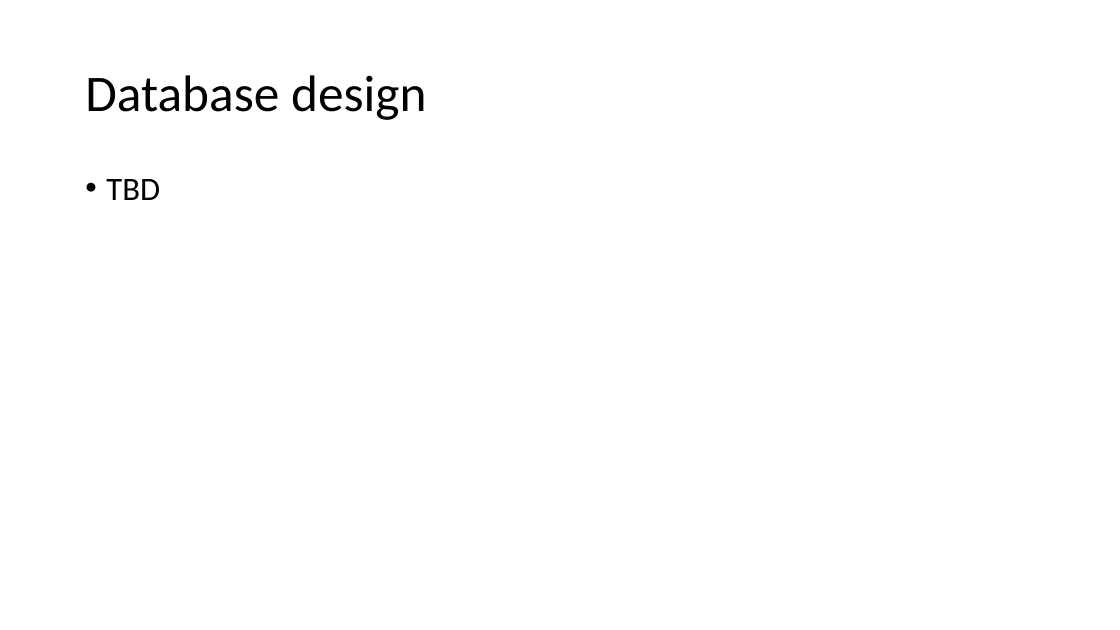
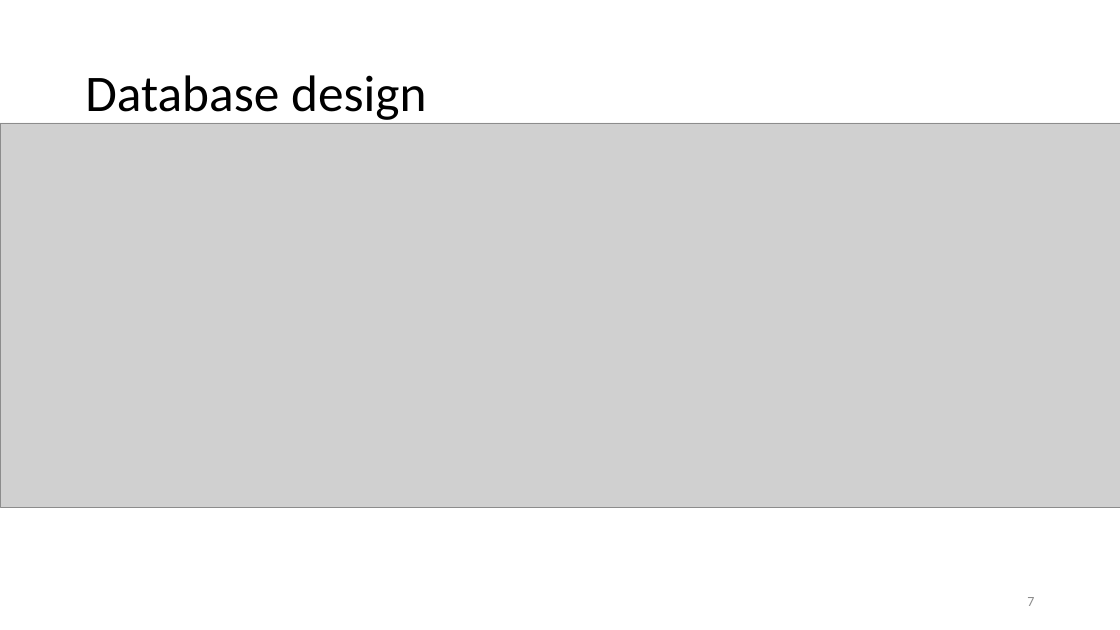
Before and after one commit to umbalaconmeogia/yii2-rbac-tutorial, a slide deck: slide 7 of docs/tutorial/Yii2RbacTutorial.pptx. Drawn at 1120x630 pixels with LibreOffice and Linux fonts; fonts in the diff are those of the drawing; grey boxes stand for pictures. Boxes give left, top, right and bottom in pixels: in the first picture for what was removed or moved away, otherwise in the second. Text is boxed around its words. In the diff, an @@ line names an element or a change of style, - is before the commit and + after.

```diff
--- a/docs/tutorial/Yii2RbacTutorial.pptx
+++ b/docs/tutorial/Yii2RbacTutorial.pptx
@@ picture added at (0,123,1120,507) @@
@@ text removed at (106,179,160,200) @@
-• TBD
@@ page number added at (1027,597,1034,606), 12 pt, text #8C8C8C @@
+7
```
Also in this commit, not shown: 15 other slides changed, 6 slides added, 1 slide removed, 19 other files.
